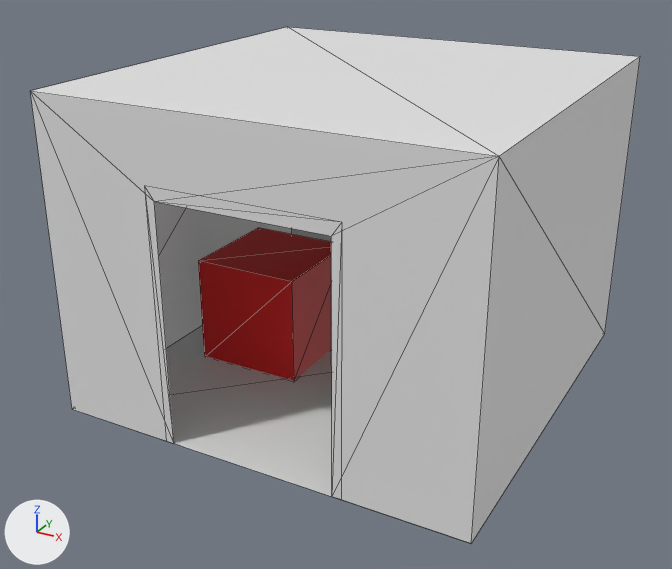
The glTF model src/examples/portal/artifact.glb, before and after one commit.
Rendered twice from a 50 mm camera at (3.82, -5.45, 4.6) aimed at (-0.11, 1.7, 1.03). Every picture has the same lights, and +X, +Y and +Z are marked at lower left. Mesh edges are drawn as thin lines. Where no turn or scale is listed for an object, it has been applied to the vertices. Vertices at the same position are counted once.

Names of what the first picture shows: 'Cube', 'clip', 'door'.
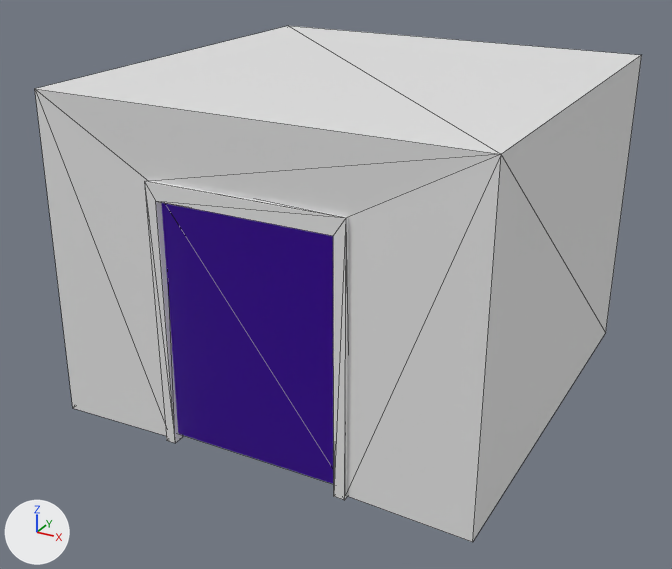
Where the change shows, as pixel boxes (x1, y1, x2, y2) in the pictures (672 x 569 px):
'clip', reshaped, moved, rescaled: before (30, 27, 640, 543); after (35, 26, 642, 542)
'insideDoor', added (purple): after (161, 203, 334, 484)
'Cube', reshaped (not visible afterwards): before (198, 228, 332, 380)
'door', reshaped, moved: before (145, 186, 342, 499); after (144, 180, 348, 500)

Diff of the bpy script that builds the scene:
```diff
--- a/src/examples/portal/artifact.glb.py
+++ b/src/examples/portal/artifact.glb.py
@@ mat_material_004 @@
+mat_material_004 = principled_material('Material.004')
+mat_material_004.base_color = (0.109, 0.0, 0.8)  # purple #5d00e7
@@ me_cube_001 @@
 # used by ob_clip; location = (-0.00969, 1.99, 1.5); rotation_euler = (0.0, 0.0, -1.571), in degrees (0, 0, -90); scale = (2.0, 2.0, 1.5)
-me_cube_001.from_pydata(...)  # 12 vertices, 16 faces; spans x -1.0..1.0, y -1.0..1.0, z -1.0..1.0
+me_cube_001.from_pydata(...)  # 12 vertices, 14 faces; spans x -2.03..2.05, y -2.03..2.03, z -1.5..1.53
+# me_cube_001 part 1: 12 of 12 vertices moved; they spanned x -1.0..1.0, y -1.0..1.0, z -1.0..1.0 and now span x -2.03..2.05, y -2.03..2.03, z -1.5..1.53; mean shift (0.34, 0.0, -0.01); largest move (1.0, 1.0, 1.0) -> (2.05, 2.03, 1.53)
 me_cube_001.materials.append(mat_material_003)
@@ me_cube_002 @@
 me_cube_002.from_pydata(...)  # 8 vertices, 12 faces; spans x -1.0..1.0, y -1.0..1.0, z -1.0..1.0
 # used by ob_cube; parent = ob_inside; location = (0.0, -1.0, 0.529); scale = (-0.545, -0.545, -0.545)
-me_cube_002.vertices[0].co = (-1.0, -1.0, -1.0)  # pixel (291, 281)
-me_cube_002.vertices[1].co = (-1.0, -1.0, 1.0)
-me_cube_002.vertices[2].co = (-1.0, 1.0, -1.0)  # pixel (198, 260)
-me_cube_002.vertices[3].co = (-1.0, 1.0, 1.0)
-me_cube_002.vertices[4].co = (1.0, -1.0, -1.0)
-me_cube_002.vertices[5].co = (1.0, -1.0, 1.0)
-me_cube_002.vertices[6].co = (1.0, 1.0, -1.0)  # pixel (258, 227)
-me_cube_002.vertices[7].co = (1.0, 1.0, 1.0)
+# me_cube_002 part 3
+me_cube_002.vertices[0].co = (0.5, 0.5, 0.5)
+me_cube_002.vertices[1].co = (0.5, 0.5, -0.5)
+me_cube_002.vertices[2].co = (0.5, -0.5, 0.5)
+me_cube_002.vertices[3].co = (0.5, -0.5, -0.5)
+me_cube_002.vertices[4].co = (-0.5, 0.5, 0.5)
+me_cube_002.vertices[5].co = (-0.5, 0.5, -0.5)
+me_cube_002.vertices[6].co = (-0.5, -0.5, 0.5)
+me_cube_002.vertices[7].co = (-0.5, -0.5, -0.5)
 me_cube_002.materials.append(mat_material_002)
@@ me_cube_005 @@
 # used by ob_door; location = (-0.01, 1.99, 1.5)
-me_cube_005.from_pydata(...)  # 8 vertices, 6 faces; spans x -0.88..0.88, y -2.0, z -1.5..0.87
+me_cube_005.from_pydata(...)  # 16 vertices, 28 faces; spans x -0.9..0.9, y -1.98..-1.87, z -1.5..0.9
+# me_cube_005 part 2: the whole mesh is rebuilt
 me_cube_005.materials.append(mat_material_003)
@@ me_cube_001_1 @@
+me_cube_001_1.from_pydata([(-1.94, 1.93, -1.44), (-0.88, -1.95, -1.43), (0.87, -1.93, -1.44), (-0.87, -1.93, 0.86), (0.87, -1.93, 0.86)], [], [(1, 0, 2), (2, 4, 3), (1, 2, 3)])
+me_cube_001_1.materials.append(mat_material_004)  # purple #5d00e7
@@ ob_clip @@
 ob_clip = bpy.data.objects.new('clip', me_cube_001)
-ob_clip.location = (-0.00969, 1.99, 1.5)
+ob_clip.location = (0.0, 2.0, 1.5)
 ob_clip.rotation_euler = (0.0, 0.0, -1.571)  # degrees (0, 0, -90)
-ob_clip.scale = (2.0, 2.0, 1.5)
+ob_clip.scale = (0.981, 0.985, 0.99)
@@ ob_door @@
 ob_door = bpy.data.objects.new('door', me_cube_005)
-ob_door.location = (-0.01, 1.99, 1.5)
+ob_door.location = (0.0, 1.98, 1.5)
@@ ob_insidedoor @@
+ob_insidedoor = bpy.data.objects.new('insideDoor', me_cube_001_1)
+ob_insidedoor.location = (0.0, 2.0, 1.5)
```
